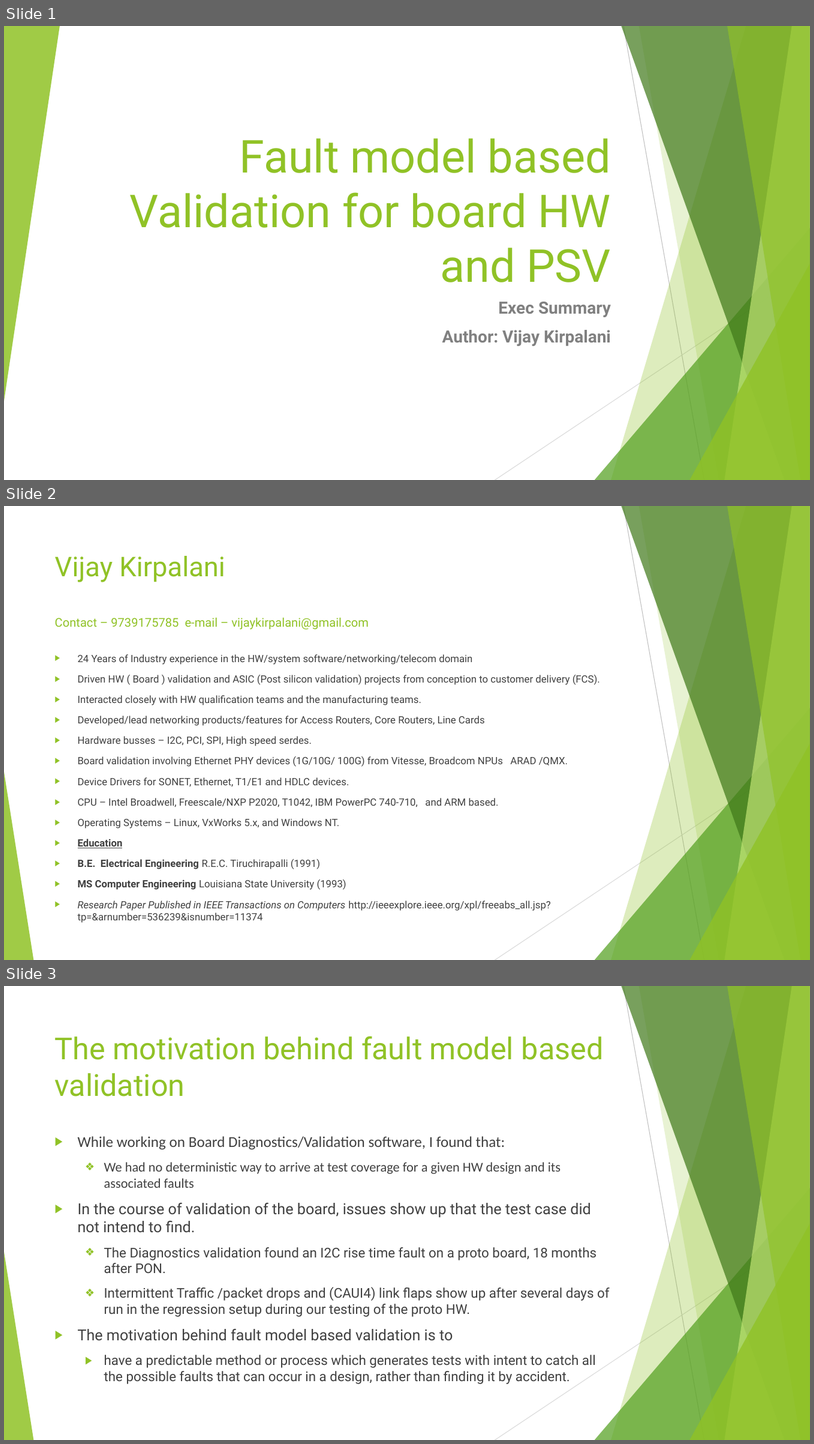
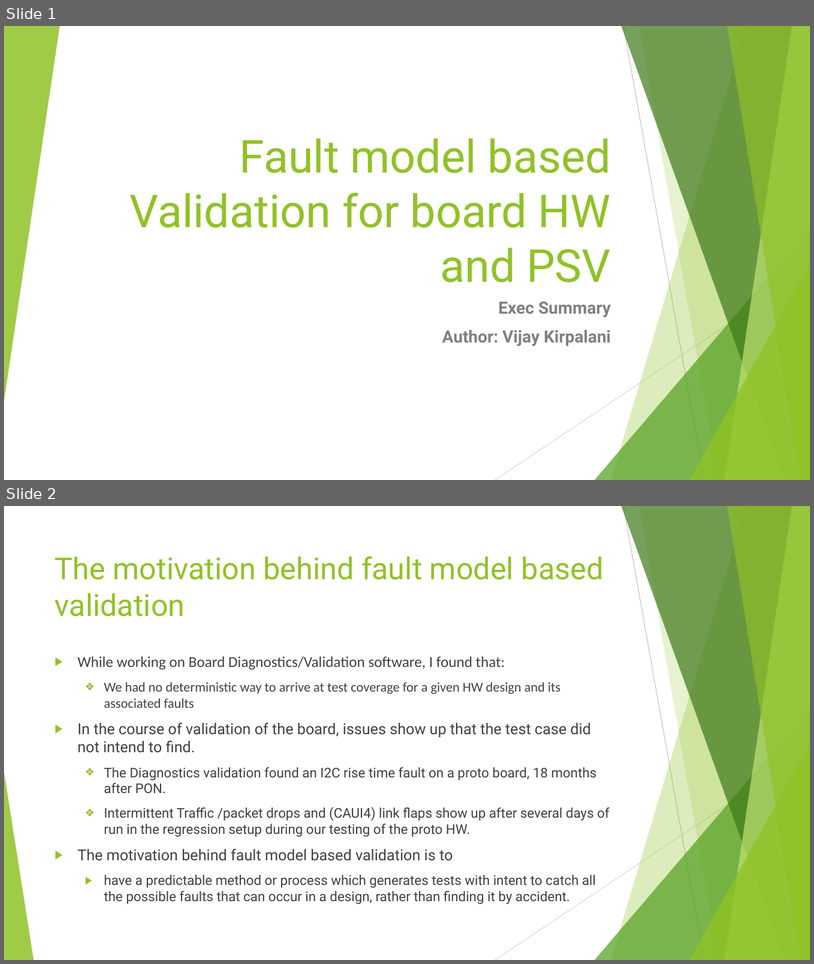
Before and after one commit to vijaypkirpalani/i2c-fault-model, a slide deck: docs/model-based-validation-Exec-Summary.pptx. Shown one above the other, each under a label of ours: slides 1, 2 and 3 before the commit, slides 1 and 2 after it. The pictures are 814x1444 and 814x964 pixels, drawn with LibreOffice and Linux fonts; fonts in the diff are those of the drawing. Boxes give left, top, right and bottom in pixels: in the first picture for what was removed or moved away, otherwise in the second. Text is boxed around its words. In the diff, an @@ line names an element or a change of style, - is before the commit and + after.

```diff
--- a/docs/model-based-validation-Exec-Summary.pptx
+++ b/docs/model-based-validation-Exec-Summary.pptx
@@ slide 2 removed at bbox=[4, 506, 810, 960], background #FFFFFF; not listed: 10 template elements that a slide beside it also shows @@
@@ title removed at bbox=[55, 556, 369, 630] @@
-Vijay Kirpalani
-Contact – 9739175785 e-mail – vijaykirpalani@gmail.com
@@ text removed at bbox=[78, 654, 600, 910] @@
-▶ 24 Years of Industry experience in the HW/system software/networking/telecom domain
-▶ Driven HW ( Board ) validation and ASIC (Post silicon validation) projects from conception to customer delivery (FCS).
-▶ Interacted closely with HW qualification teams and the manufacturing teams.
-▶ Developed/lead networking products/features for Access Routers, Core Routers, Line Cards
-▶ Hardware busses – I2C, PCI, SPI, High speed serdes.
-▶ Board validation involving Ethernet PHY devices (1G/10G/ 100G) from Vitesse, Broadcom NPUs ARAD /QMX.
-▶ Device Drivers for SONET, Ethernet, T1/E1 and HDLC devices.
-▶ CPU – Intel Broadwell, Freescale/NXP P2020, T1042, IBM PowerPC 740-710, and ARM based.
-▶ Operating Systems – Linux, VxWorks 5.x, and Windows NT.
-▶ Education
-▶ B.E. Electrical Engineering R.E.C. Tiruchirapalli (1991)
-▶ MS Computer Engineering Louisiana State University (1993)
-▶ Research Paper Published in IEEE Transactions on Computers http://ieeexplore.ieee.org/xpl/freeabs_all.jsp?tp=&arnumber=536239&isnumber=11374
@@ what was slide 3 is now slide 2 @@
```
Also in this commit, not shown: 1 slide changed.
